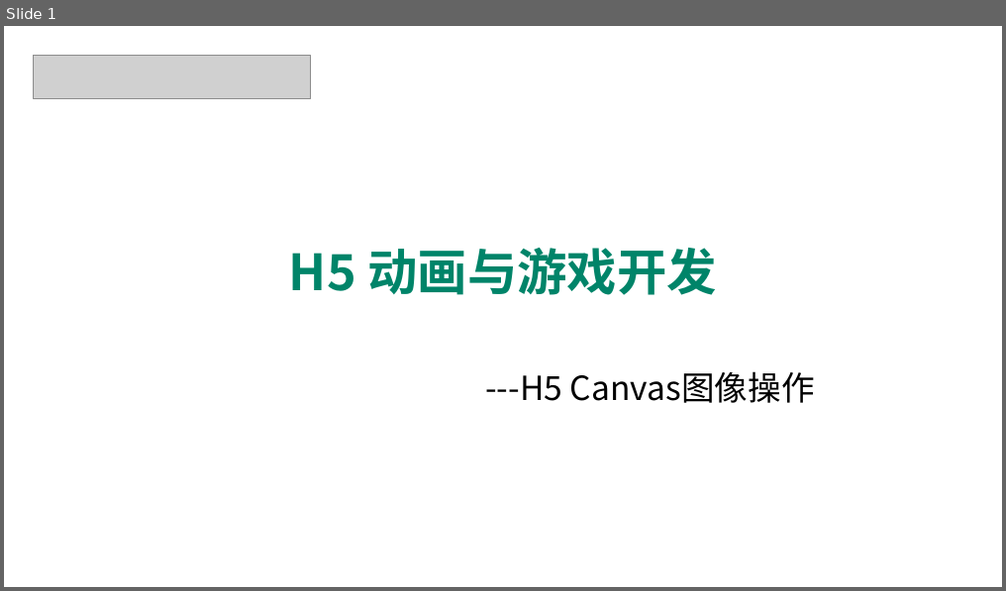
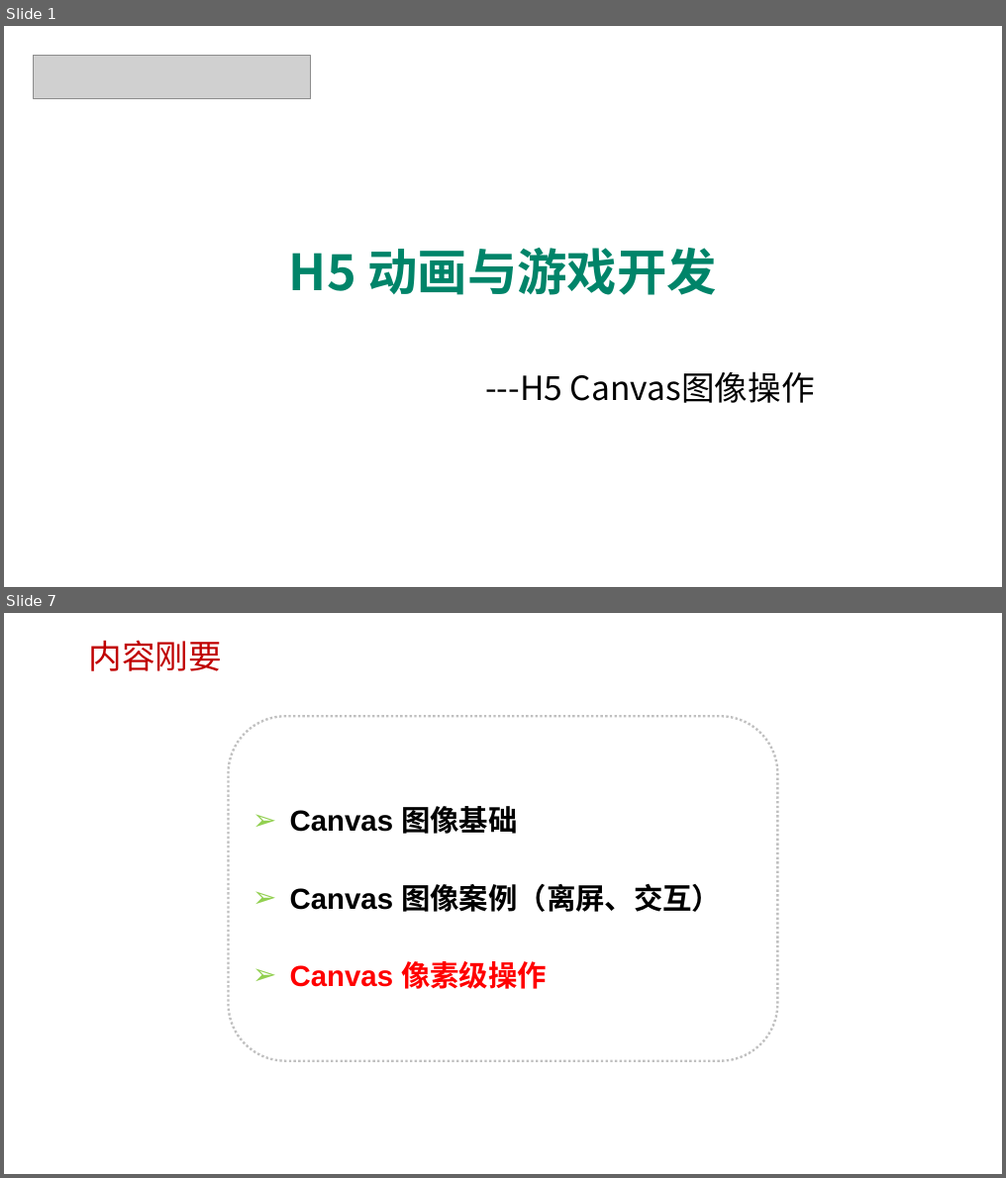
Before and after one commit to edu2act/course-H5-Animation-and-Game-Development, a slide deck: 课程PPT/（03）H5 Canvas图像操作.pptx. Shown one above the other, each under a label of ours: slide 1 before the commit, slides 1 and 7 after it; the slides between them are not shown. The pictures are 1006x591 and 1006x1178 pixels, drawn with LibreOffice and Linux fonts; fonts in the diff are those of the drawing; grey boxes stand for pictures; background and template pictures are left out. Boxes give left, top, right and bottom in pixels: in the first picture for what was removed or moved away, otherwise in the second. Text is boxed around its words. In the diff, an @@ line names an element or a change of style, - is before the commit and + after.

```diff
--- a/课程PPT/（03）H5 Canvas图像操作.pptx
+++ b/课程PPT/（03）H5 Canvas图像操作.pptx
@@ slide 7 added at (4, 613, 1002, 1174), background picture (left out) @@
@@ text added at (89, 640, 222, 671), 32 pt, text #C00000 @@
+内容刚要
@@ rounded rectangle added at (229, 716, 778, 1061), outline #C0C0C0 2.25 pt dashed, 28 pt, text #000000, bold @@
+➢ Canvas 图像基础
+➢ Canvas 图像案例（离屏、交互）
+➢ Canvas 像素级操作
```
Also in this commit, not shown: 6 slides changed, 1 other slide added, 4 other files.
